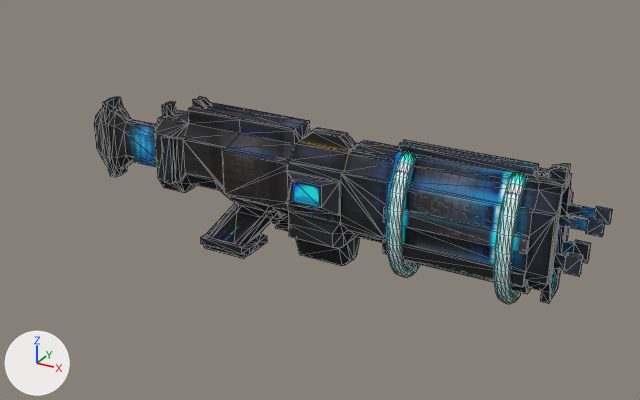
The FBX model Assets/Weapons/MeshData/pulse.FBX as it was, and as the next commit left it.
Before and after are seen from a 50 mm camera at (0.0699, -0.0995, 0.0594) aimed at (0.0113, 0.0071, 0.0061). The lights are fixed; the arrows at lower left show +X, +Y and +Z. Mesh edges are drawn as thin lines. Where no turn or scale is listed for an object, it has been applied to the vertices.

Script lines for the objects in view, before the commit:
```python
me_mesh = bpy.data.meshes.new('Mesh')
me_mesh.from_pydata(...)  # 1357 vertices, 2650 faces; spans x -0.0243..0.0539, y -0.0059..0.0059, z -0.0018..0.0214
me_mesh.materials.append(mat_07___default)  # picture img_weapon_pulse_jpg
ob_weapon_pulse = bpy.data.objects.new('weapon_pulse', me_mesh)
ob_weapon_pulse.location = (0.0, 0.0, 0.0)
```
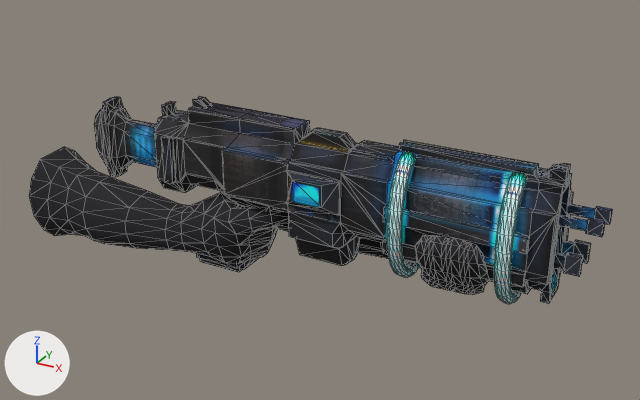
Changed parts and their boxes [x1, y1, x2, y2] in the pictures (640 x 400 px; the box of a moved part takes in the faces that stretch with it):
'weapon_pulse', reshaped (13% wider)
    before: [94, 96, 612, 304]
    after: [29, 96, 612, 304]
part 1 of me_mesh, added
    after: [357, 235, 489, 295]
part 2 of me_mesh, added (black)
    after: [29, 147, 288, 264]
part 3 of me_mesh, moved or reshaped
    before: [201, 208, 332, 259]
    after: [197, 209, 332, 272]

The change in detail:
Picture 'arms.jpg' (img_arms_jpg) is new.
Material 'arms' (mat_arms) is new.
Its texture is img_arms_jpg.
Its roughness is 0.859.
me_mesh is used by ob_weapon_pulse; location (0.0, 0.0, 0.0).
me_mesh had 1357 vertices, 2650 faces and spanned x -0.0243..0.0539, y -0.0059..0.0059, z -0.0018..0.0214.
me_mesh now has 1995 vertices, 3918 faces and spans x -0.0326..0.0539, y -0.0086..0.0244, z -0.0043..0.0214.
me_mesh part 1: a new loose piece of 320 vertices spanning x -0.0126..0.0417, y -0.0084..0.0244, z -0.0024..0.0123, in mat_arms (picture img_arms_jpg).
me_mesh part 2: a new loose piece of 318 vertices spanning x -0.0326..0.0117, y -0.0086..0.0051, z -0.004..0.0096, in mat_arms (picture img_arms_jpg).
Part 3, on me_mesh:
17 vertices in x -0.0034..0.0047, y -0.0028..0.0028, z -0.0018..-0.0005 move by (-0.0009, 0.0, -0.0025).
16 vertices in x -0.0028..0.0047, y -0.0028..0.0028, z 0.0006 move by (-0.0009, 0.0, -0.0026).
8 vertices in x -0.0037, y -0.0028..0.0028, z -0.0014..-0.0005 move by (-0.001, 0.0, -0.0025).
7 vertices in x 0.0092..0.0125, y -0.0021..0.0021, z 0.0071 move by (0.0, 0.0, 0.0005).
7 vertices in x -0.0037..-0.0028, y -0.0028..0.0028, z 0.0006 move by (-0.001, 0.0, -0.0026).
5 vertices in x 0.0091..0.0095, y -0.0013..0.0013, z 0.0066..0.0068 move by (0.0, 0.0, 0.0003).
2 vertices move from x 0.0091..0.0125, y -0.0041..0.0, z 0.0069..0.0071 to x 0.0091..0.0125, y -0.0041..0.0, z 0.0071..0.0077.
me_mesh now uses material mat_arms (picture img_arms_jpg).
